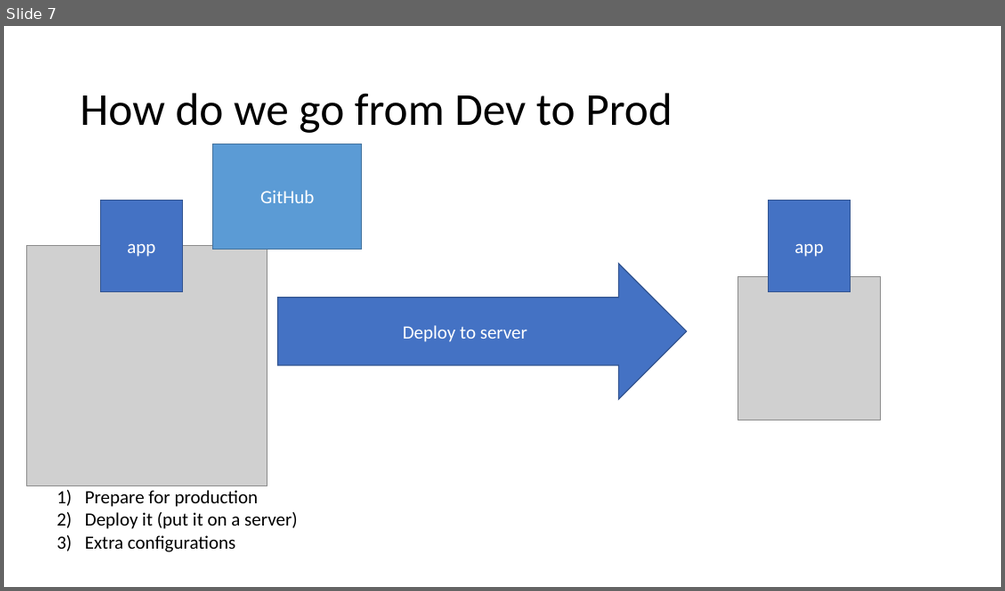
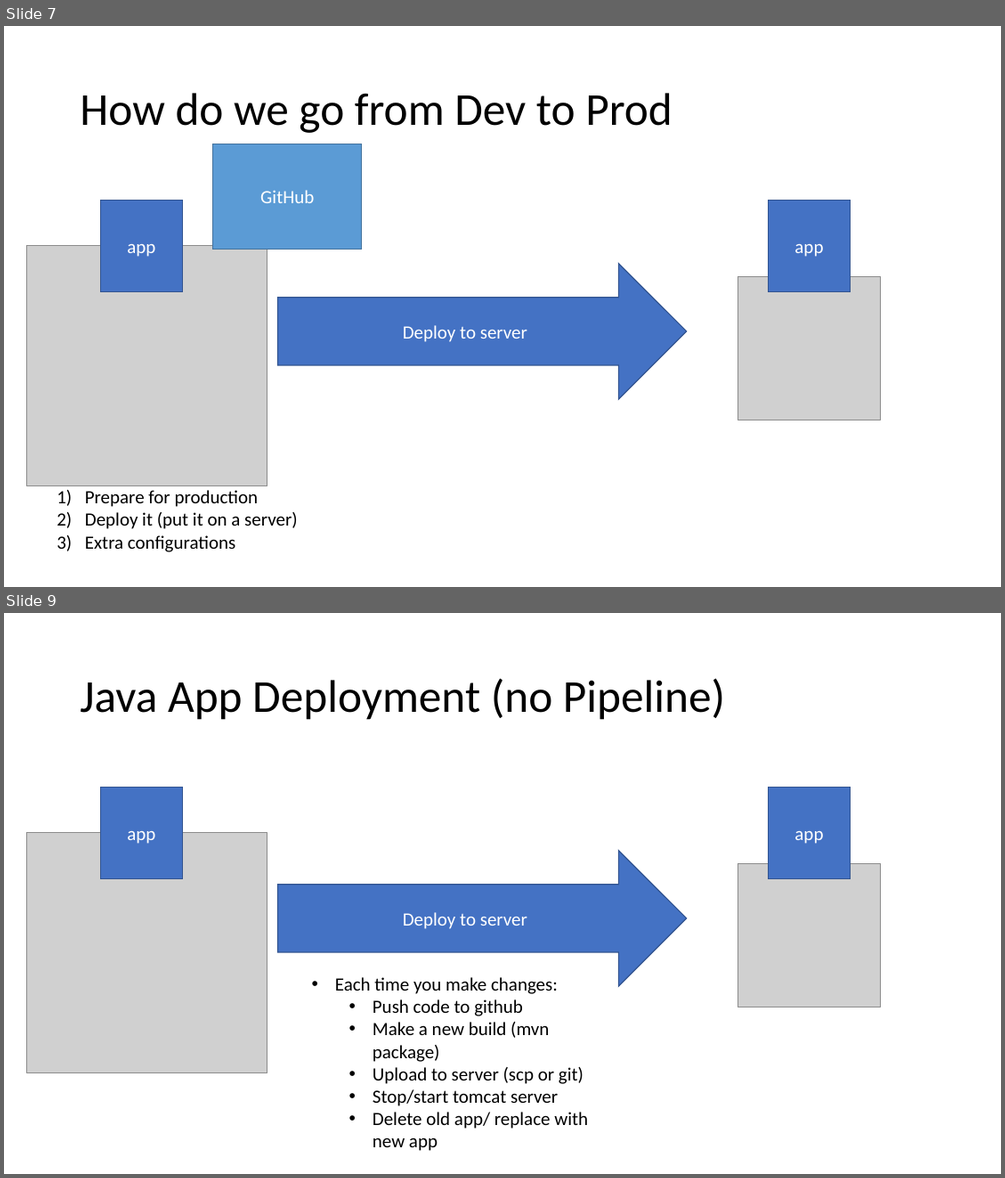
Before and after one commit to 200914ROC2/Training, a slide deck: 7Week-DevOps-AWS/7w-aws-devops.pptx. Shown one above the other, each under a label of ours: slide 7 before the commit, slides 7 and 9 after it; the slides between them are not shown. The pictures are 1005x591 and 1005x1178 pixels, drawn with LibreOffice and Linux fonts; fonts in the diff are those of the drawing; grey boxes stand for pictures. Boxes give left, top, right and bottom in pixels: in the first picture for what was removed or moved away, otherwise in the second. Text is boxed around its words. In the diff, an @@ line names an element or a change of style, - is before the commit and + after.

```diff
--- a/7Week-DevOps-AWS/7w-aws-devops.pptx
+++ b/7Week-DevOps-AWS/7w-aws-devops.pptx
@@ slide 9 added at <box>4,613,1001,1174</box>, background #FFFFFF @@
@@ title added at <box>80,678,725,720</box>, 44 pt, text #000000 @@
+Java App Deployment (no Pipeline)
@@ rectangle added at <box>100,787,183,878</box>, fill #4472C4, outline #325491 1 pt, 18 pt, text #FFFFFF @@
+app
@@ rectangle added at <box>769,787,850,878</box>, fill #4472C4, outline #325491 1 pt, 18 pt, text #FFFFFF @@
+app
@@ picture added at <box>27,833,267,1073</box> @@
@@ right arrow added at <box>278,850,687,986</box>, fill #4472C4, outline #325491 1 pt, 18 pt, text #FFFFFF @@
+Deploy to server
@@ picture added at <box>737,863,881,1006</box> @@
@@ text added at <box>335,977,588,1151</box>, 18 pt, text #000000 @@
+• Each time you make changes:
+  • Push code to github
+  • Make a new build (mvn package)
+  • Upload to server (scp or git)
+  • Stop/start tomcat server
+  • Delete old app/ replace with new app
```
Also in this commit, not shown: 3 slides changed, 5 other slides added.
